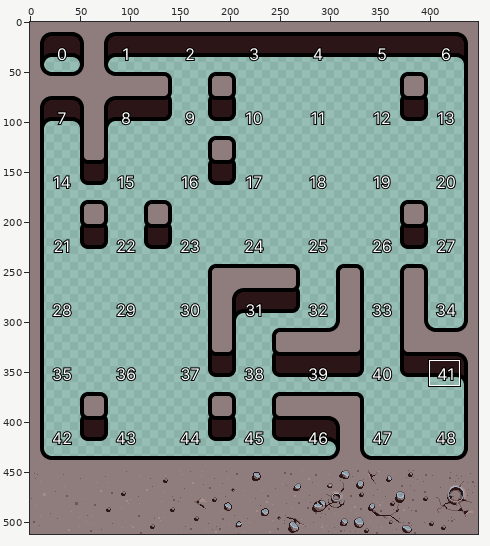
File history of a sprite sheet, packages/mettagrid/nim/mettascope/data/blob7x8.png. The picture above shows the old version from afar; the outline marks the close-up.
Close-up. Before:
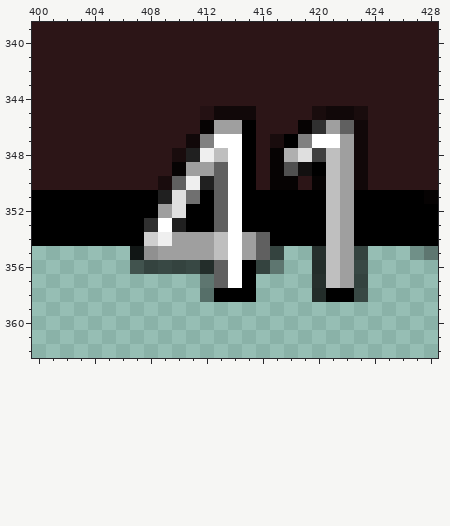
The file is 448x512 pixels. Pixels under 10% opacity are left out. Colours within 5 levels of each other are drawn and written as one. Shown: x 400..428, y 339..362. The commit also changed other parts of the picture, which this record leaves out.
Now the later version:
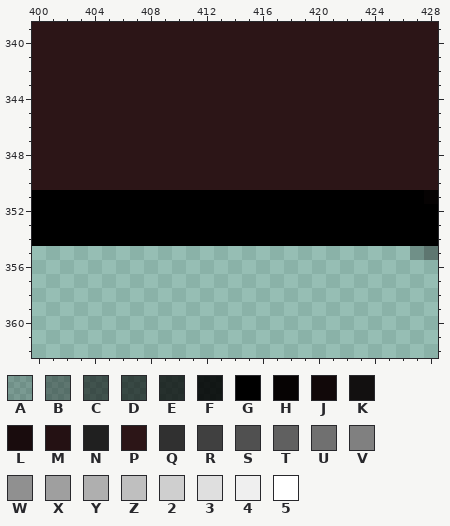
Palette (. is transparent): A #00000030  B #00000060  C #00000090  D #0000009f  E #000000bf  F #000000df  G #000000  H #060303  J #110809  K #121010  L #190c0d  M #241113  N #202020  P #2c1517  Q #303030  R #404040  S #505050  T #606060  U #707070  V #808080  W #909090  X #9f9f9f  Y #afafaf  Z #bfbfbf  2 #cfcfcf  3 #dfdfdf  4 #efefef  5 #ffffff
From old to new:
@@ x 400..428 @@
 344 PPPPPPPPPPPPPPPPPPPPPPPPPPPPP
-345 PPPPPPPPPPPPMJJJPPPPLJJLPPPPP
-346 PPPPPPPPPPPPHXXGPPPHQXTJPPPPP
-347 PPPPPPPPPPPJV55GPLGV55XJPPPPP
-348 PPPPPPPPPPLN4Z5GPHY3RZXJPPPPP
-349 PPPPPPPPPPHXXT5GPHSKGZXJPPPPP
-350 PPPPPPPPPLT4NT5GPHHPHZXJPPPPP
-351 GGGGGGGGGN3UGT5GGGGGGZXGGGGGH
-352 GGGGGGGGGX3GGT5GGGGGGZXGGGGGG
-353 GGGGGGGGQ5NGGT5GGGGGGZXGGGGGG
-354 GGGGGGGG24XXXZ5XTGGGGZXGGGGGG
-355 .......FWXXXXZ5XTD..EZXD...AB
-356 .......CDDDDET5GDB..EZXD.....
-357 ............BT5G....EZXD.....
-358 ............BGGG....EGGD.....
+345 PPPPPPPPPPPPPPPPPPPPPPPPPPPPP
+346 PPPPPPPPPPPPPPPPPPPPPPPPPPPPP
+347 PPPPPPPPPPPPPPPPPPPPPPPPPPPPP
+348 PPPPPPPPPPPPPPPPPPPPPPPPPPPPP
+349 PPPPPPPPPPPPPPPPPPPPPPPPPPPPP
+350 PPPPPPPPPPPPPPPPPPPPPPPPPPPPP
+351 GGGGGGGGGGGGGGGGGGGGGGGGGGGGH
+352 GGGGGGGGGGGGGGGGGGGGGGGGGGGGG
+353 GGGGGGGGGGGGGGGGGGGGGGGGGGGGG
+354 GGGGGGGGGGGGGGGGGGGGGGGGGGGGG
+355 ...........................AB
+356 .............................
+357 .............................
+358 .............................
 359 .............................
